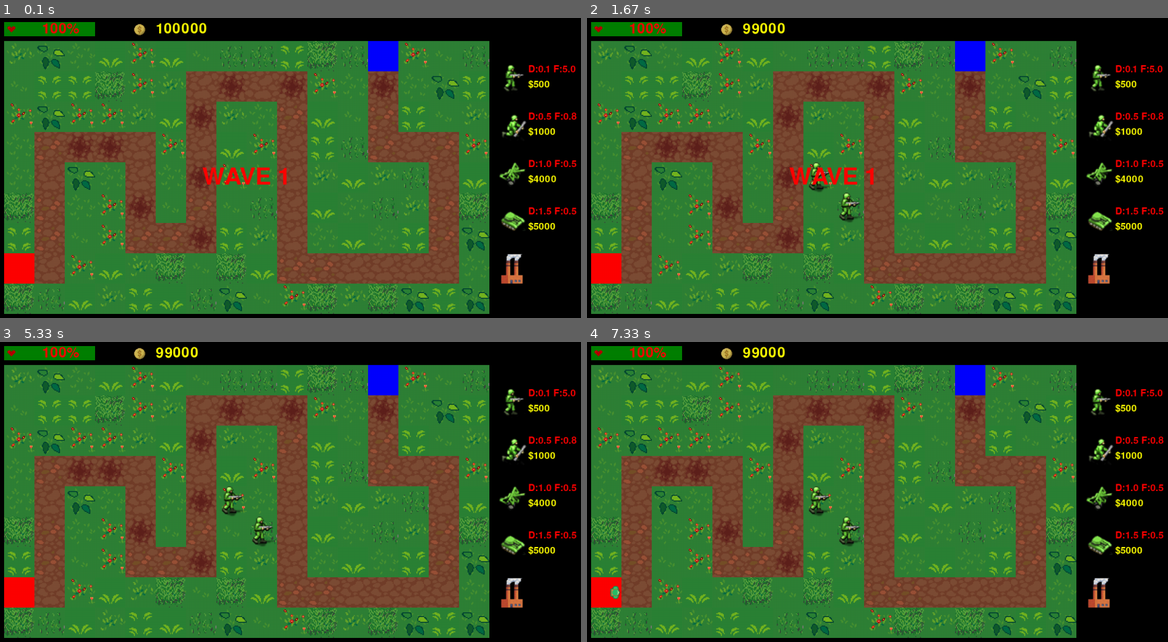
Above: before the commit, frames 1-4 (two rows, left to right).
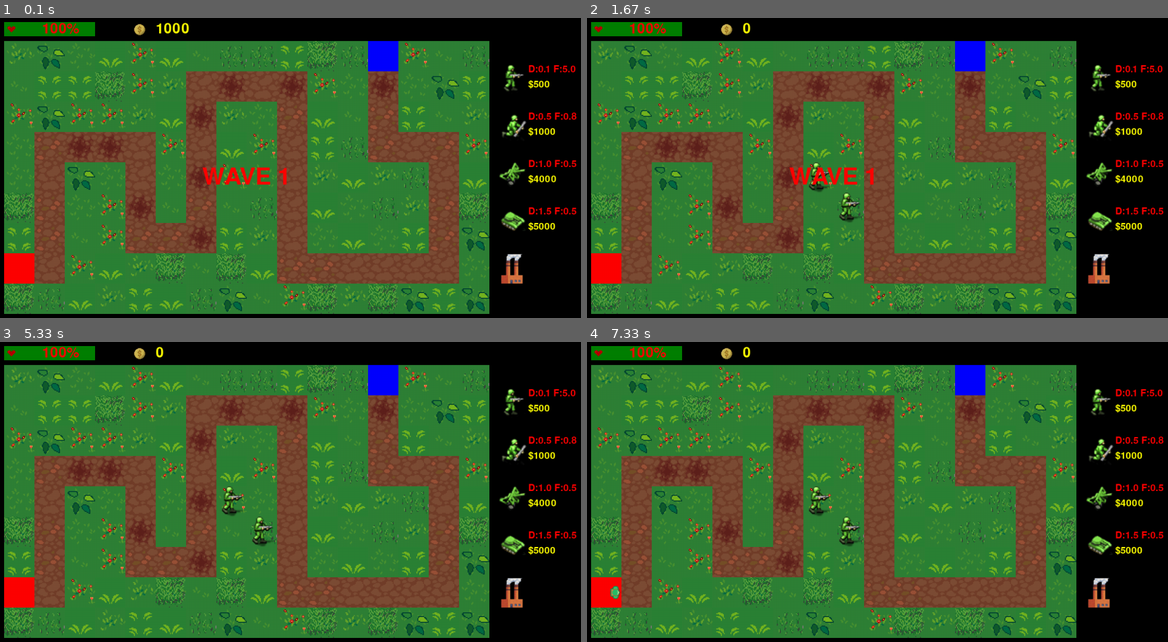
Above: after the commit, the same moments.

Repository: Eric-Guerra-Ribeiro/veik-defense
Game: pygame game, started from main.py
Same seed, same stepped clock (60 frames per second), same inputs: the game is played once before the commit and once after it.
Inputs (mouse positions are in pixels of both pictures, inside the frame that each line leads up to):
- Up to frame 1 (0.1 s): no input
- Up to frame 2 (1.67 s): click (860, 204) at 0.38 s; click "WAVE 1" at 0.72 s
- Up to frame 3 (5.33 s): no input
- Up to frame 4 (7.33 s): no input

The runs differ from the first frame. In frame 1, less than 0.1% of the frame differs, in the area x 32-36%, y 1-6%; in frame 2, 0.2%, in the area x 26-35%, y 1-6%; in frame 3, 0.2%; in frame 4, 0.2%.

Commit message:
fixing unit images

Diff:
--- a/art.py
+++ b/art.py
@@ -54,10 +54,18 @@
         """
         Creates surfaces with an image of each unit type.
         """
-        infantryunit = pygame.image.load("sprites/enemies/soldier0.png")
-        armoredunit = pygame.image.load("sprites/enemies/tank0.png")
-        airforceunit = pygame.image.load("sprites/enemies/plane0.png")
-        return {enums.Unit.INFANTRY: infantryunit, enums.Unit.ARMORED: armoredunit, enums.Unit.AIR_FORCE: airforceunit}
+        infantryunitlvl1 = pygame.image.load("sprites/enemies/soldier0.png")
+        infantryunitlvl2 = pygame.image.load("sprites/enemies/soldier1.png")
+        infantryunitlvl3 = pygame.image.load("sprites/enemies/soldier2.png")
+        infantryunitlvl4 = pygame.image.load("sprites/enemies/soldier3.png")
+        armoredunitlvl1 = pygame.image.load("sprites/enemies/tank0.png")
+        armoredunitlvl2 = pygame.image.load("sprites/enemies/tank1.png")
+        airforceunitlvl1 = pygame.image.load("sprites/enemies/plane0.png")
+        airforceunitlvl2 = pygame.image.load("sprites/enemies/plane1.png")
+        return {enums.UnitSubtype.INFANTRY_LVL1: infantryunitlvl1, enums.UnitSubtype.INFANTRY_LVL2: infantryunitlvl2,
+                enums.UnitSubtype.INFANTRY_LVL3: infantryunitlvl3, enums.UnitSubtype.INFANTRY_LVL4: infantryunitlvl4,
+                enums.UnitSubtype.ARMORED_LVL1: armoredunitlvl1, enums.UnitSubtype.ARMORED_LVL2: armoredunitlvl2,
+                enums.UnitSubtype.AIR_FORCE_LVL1: airforceunitlvl1, enums.UnitSubtype.AIR_FORCE_LVL2: airforceunitlvl2}
 
     def make_tower_imgs(self):
         """
@@ -157,7 +165,7 @@
         for unit in self.game.units:
             unit_pos = screenpos.unit_pos_in_scrn(unit.cur_pos, unit.next_pos, unit.move_progress)
             self.screen.blit(
-                pygame.transform.rotate(self.unit_imgs[unit.get_unit_type()], utils.direction2angle(unit.get_direction())), unit_pos
+                pygame.transform.rotate(self.unit_imgs[unit.get_unit_subtype()], utils.direction2angle(unit.get_direction())), unit_pos
             )
         for unit in self.game.units:
             unit_pos = screenpos.unit_pos_in_scrn(unit.cur_pos, unit.next_pos, unit.move_progress)
--- a/gameconstants.py
+++ b/gameconstants.py
@@ -22,7 +22,7 @@
 BASE_PRICE = 500
 
 # Economy Stats
-BASE_RESOURCE = 100000
+BASE_RESOURCE = 1000
 BASE_PRODUCTION_RATE = 1/(5 * pgc.FREQUENCY)
 BASE_PRODUCTION_PROFIT = 100
 
